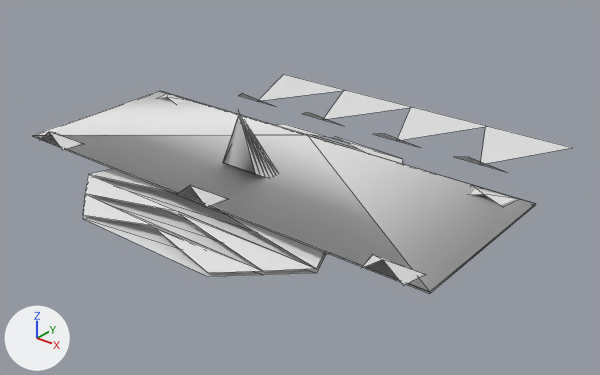
Two versions of the OBJ model GameData/Meshes/Designs/solari/solari_bomber_elite_53.obj, one commit apart.
The view is the same before and after, from a 50 mm lens placed at (5.46, -6.16, 3.94), pointed at (0.42, 0.15, 0.03). Arrows for +X, +Y and +Z are at lower left; the lights stay in place. The older version comes first. Mesh edges are drawn as thin lines. Where no turn or scale is listed for an object, it has been applied to the vertices. Vertices at exactly the same position are counted once.

Script lines for the objects in view, before the commit:
```python
me_solari_bomber_elite_53 = bpy.data.meshes.new('solari_bomber_elite_53')
me_solari_bomber_elite_53.from_pydata(...)  # 167 vertices, 115 faces; spans x -2.7..2.7, y -1.73..3.1, z 0.0..0.97
ob_solari_bomber_elite_53 = bpy.data.objects.new('solari_bomber_elite_53', me_solari_bomber_elite_53)
ob_solari_bomber_elite_53.location = (0.0, 0.0, 0.0)
```
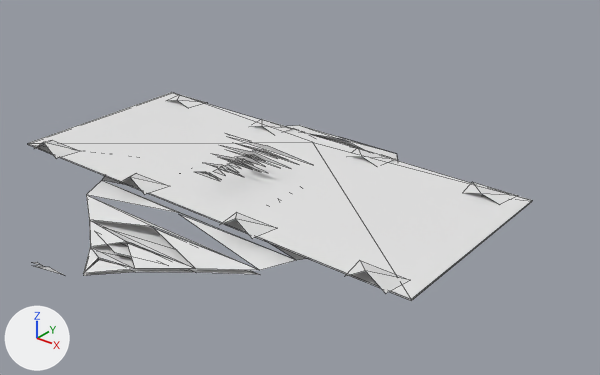
Where the change shows, as pixel boxes (x1, y1, x2, y2) in the pictures (600 x 375 px; the box of a moved part takes in the faces that stretch with it):
'solari_bomber_elite_53', reshaped (7% narrower)
    before: (32, 74, 572, 294)
    after: (28, 92, 532, 301)
part 1 of me_solari_bomber_elite_53, moved or reshaped
    before: (159, 94, 185, 103)
    after: (168, 95, 207, 107)
part 2 of me_solari_bomber_elite_53, moved or reshaped (not visible before)
    after: (253, 119, 293, 132)
part 3 of me_solari_bomber_elite_53, moved or reshaped
    before: (471, 188, 515, 205)
    after: (352, 148, 396, 164)
part 4 of me_solari_bomber_elite_53, moved or reshaped
    before: (362, 255, 423, 286)
    after: (465, 182, 517, 204)
part 5 of me_solari_bomber_elite_53, moved or reshaped
    before: (41, 132, 81, 150)
    after: (36, 140, 79, 158)
part 6 of me_solari_bomber_elite_53, moved or reshaped
    before: (182, 185, 226, 207)
    after: (123, 173, 168, 195)
part 7 of me_solari_bomber_elite_53, added
    after: (221, 213, 276, 239)
part 8 of me_solari_bomber_elite_53, added
    after: (346, 261, 410, 293)
part 9 of me_solari_bomber_elite_53, rebuilt
    before: (32, 91, 535, 294)
    after: (28, 92, 532, 299)
part 10 of me_solari_bomber_elite_53, deleted
    before: (239, 74, 572, 172)
part 11 of me_solari_bomber_elite_53, reshaped
    before: (83, 113, 403, 277)
    after: (33, 125, 398, 276)
part 12 of me_solari_bomber_elite_53, added
    after: (28, 103, 532, 301)

The change in detail:
me_solari_bomber_elite_53 is used by ob_solari_bomber_elite_53; location (0.0, 0.0, 0.0).
me_solari_bomber_elite_53 had 167 vertices, 115 faces and spanned x -2.7..2.7, y -1.73..3.1, z 0.0..0.97.
me_solari_bomber_elite_53 now has 332 vertices, 149 faces and spans x -2.61..2.61, y -2.9..1.57, z 0.0..0.73.
me_solari_bomber_elite_53 part 1: the loose piece of 5 vertices spanning x -2.54..-2.0, y 0.75..1.01, z 0.21..0.29 is scaled about the mesh origin by (0.968, 1.13, 0.821).
me_solari_bomber_elite_53 part 2: the loose piece of 5 vertices spanning x -0.27..0.27, y 0.75..1.01, z 0.21..0.29 is scaled about its middle by (0.968, 1.13, 0.821), then moved by (-0.73, 0.12, -0.04).
me_solari_bomber_elite_53 part 3: the loose piece of 5 vertices spanning x 2.0..2.54, y 0.75..1.01, z 0.21..0.29 is scaled about its middle by (0.968, 1.13, 0.821), then moved by (-1.54, 0.12, -0.04).
me_solari_bomber_elite_53 part 4: the loose piece of 5 vertices spanning x 2.0..2.54, y -1.07..-0.8, z 0.21..0.38 is scaled about its middle by (0.968, 1.13, 0.359), then moved by (-0.07, 1.93, -0.09).
me_solari_bomber_elite_53 part 5: the loose piece of 5 vertices spanning x -2.54..-2.0, y -1.07..-0.8, z 0.21..0.38 is scaled about the mesh origin by (0.968, 1.13, 0.821).
me_solari_bomber_elite_53 part 6: the loose piece of 5 vertices spanning x -0.27..0.27, y -1.07..-0.8, z 0.21..0.38 is scaled about its middle by (0.968, 1.13, 0.821), then moved by (-0.73, -0.12, -0.05).
me_solari_bomber_elite_53 part 7: the loose piece of 5 vertices spanning x -0.27..0.27, y -1.07..-0.8, z 0.21..0.38 is copied, and the copy is scaled about its middle by (0.968, 1.13, 0.821), then moved by (0.73, -0.12, -0.05); it spans x 0.47..0.99, y -1.21..-0.91, z 0.17..0.31.
me_solari_bomber_elite_53 part 8: the loose piece of 5 vertices spanning x 2.0..2.54, y -1.07..-0.8, z 0.21..0.38 is copied, and the copy is scaled about the mesh origin by (0.968, 1.13, 0.821); it spans x 1.93..2.46, y -1.21..-0.91, z 0.17..0.31.
me_solari_bomber_elite_53 part 9: the loose piece of 9 vertices spanning x -2.7..2.7, y -1.01..1.01, z 0.2..0.33 is rebuilt with 5 vertices and now spans x -2.61..2.61, y -1.15..1.15, z 0.17..0.2.
me_solari_bomber_elite_53 part 10: 8 loose pieces with 24 vertices, spanning x -2.26..2.26, y 1.55..3.1, z 0.0..0.25, are deleted.
me_solari_bomber_elite_53 part 11: 103 vertices removed from x -1.6..1.6, y -1.73..1.47, z 0.0..0.97; 282 vertices added at x -1.85..1.85, y -2.9..1.57, z 0.0..0.73.
me_solari_bomber_elite_53 part 12: 4 vertices added at x -2.61..2.61, y -1.15..1.15, z 0.16.
